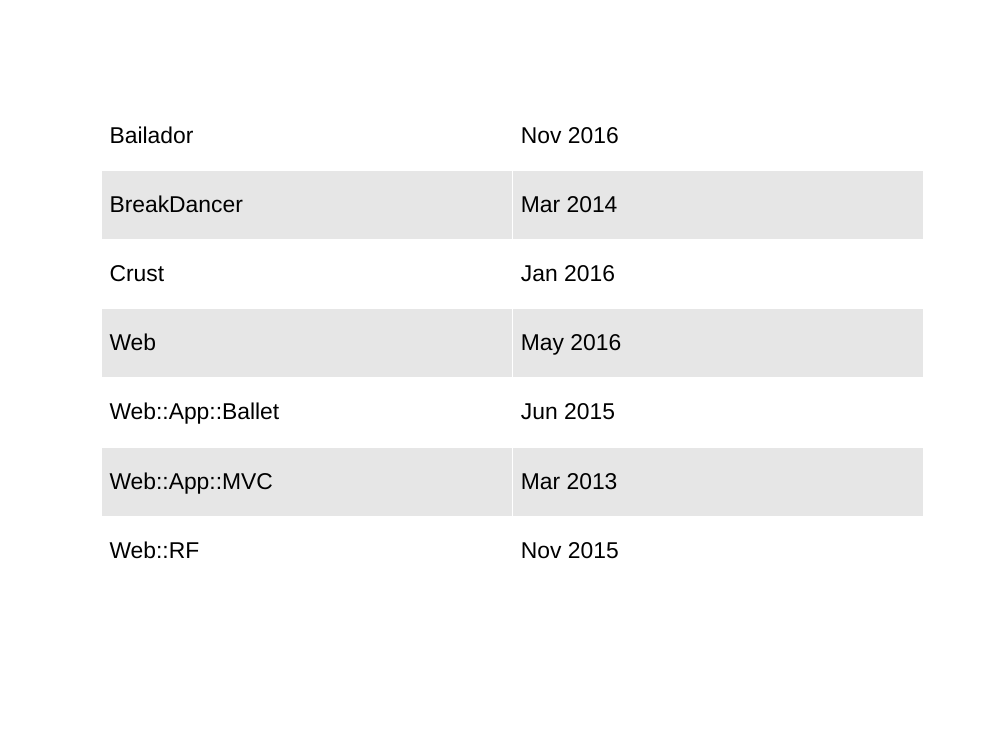
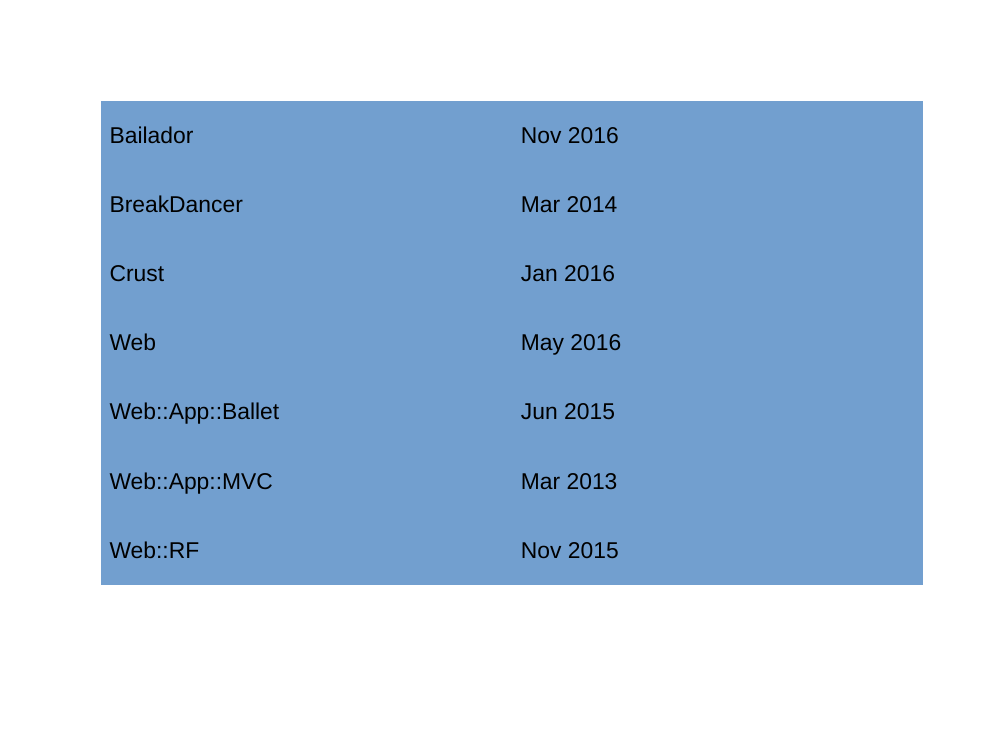
Before and after one commit to niner/talks, a slide deck: slide 5 of Web development and Perl 6/Web development and Perl 6.odp. Drawn at 1008x756 pixels with LibreOffice and Linux fonts; fonts in the diff are those of the drawing. Boxes give left, top, right and bottom in pixels: in the first picture for what was removed or moved away, otherwise in the second. Text is boxed around its words. In the diff, an @@ line names an element or a change of style, - is before the commit and + after.

```diff
--- a/Web development and Perl 6/Web development and Perl 6.odp
+++ b/Web development and Perl 6/Web development and Perl 6.odp
@@ table at [101,101,924,585] @@
@@ fill #FFFFFF to #729FCF in 8 cells @@
@@ fill #E6E6E6 to #729FCF in 6 cells @@
@@ borders changed @@
```
Also in this commit, not shown: 1 other slide changed, 5 slides added, 42 other files.
